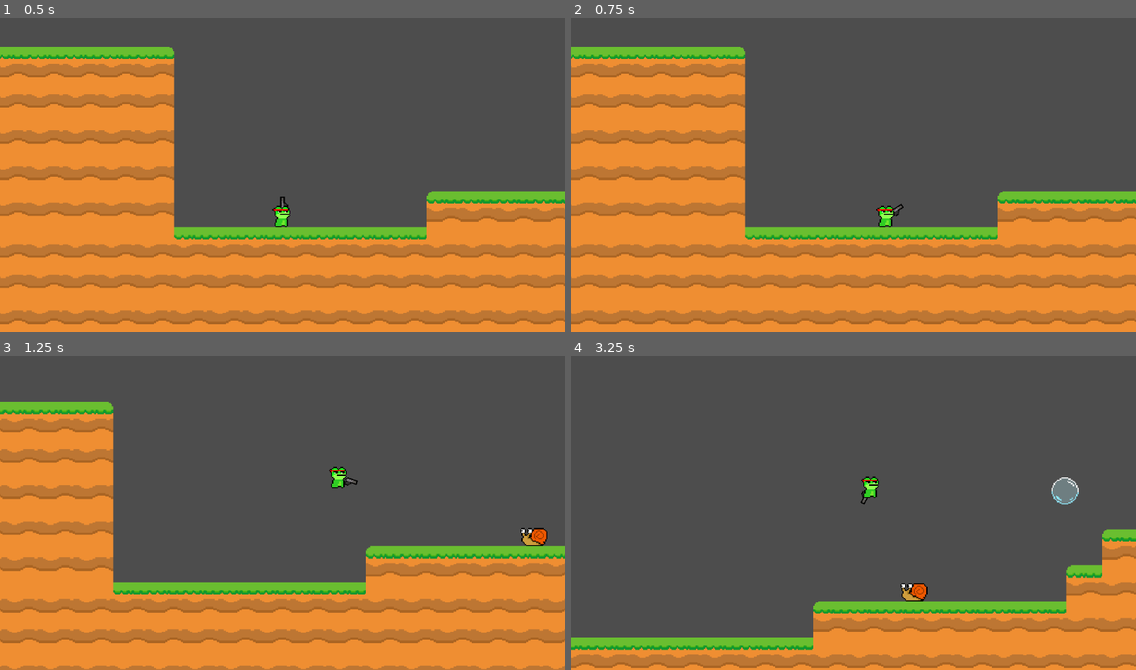
Above: before the commit, frames 1-4 (two rows, left to right).
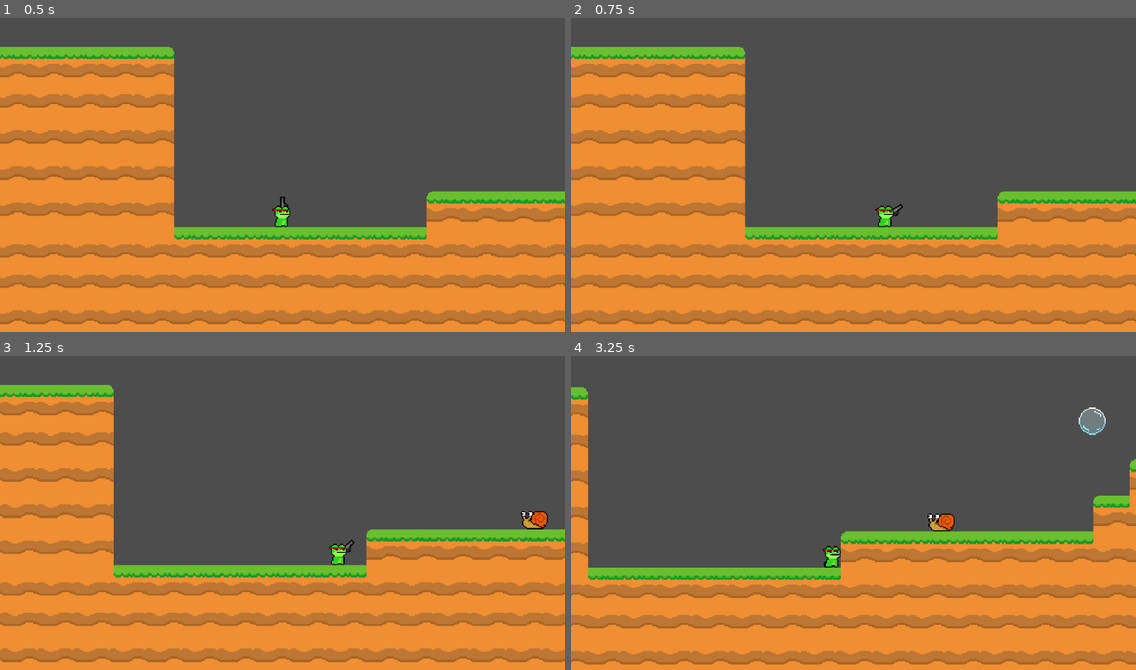
Above: after the commit, the same moments.

Repository: DylanMather2004/Gunphibian
Game: Godot game, scene res://Scenes/Levels/Level 1.tscn
Two runs of this game, one before a commit and one after it. Both use one fixed random seed, a clock stepped at 60 frames per second and the inputs below. The project has no main scene, so this scene is started directly.
Inputs (mouse positions are in pixels of both pictures, inside the frame that each line leads up to):
- Up to frame 1 (0.5 s): no input
- Up to frame 2 (0.75 s): tap Enter at 0.5 s; move the mouse to (977, 156) at 0.52 s; hold D (Right) from 0.53 s (still down); hold S (Charge-Jump) from 0.53 s (still down)
- Up to frame 3 (1.25 s): keep holding D (Right); keep holding S (Charge-Jump); tap Space (Jump) at 0.8 s
- Up to frame 4 (3.25 s): move the mouse to (740, 525) at 1.27 s; release S (Charge-Jump) at 1.28 s; tap Space (Jump) at 1.35, 2.3 s; tap S (Charge-Jump) at 1.52, 1.55, 1.82, 2.85, 3.02 s; move the mouse to (910, 440) at 2.02 s; release D (Right) at 2.03 s; press the mouse at (910, 440) at 2.03 s; hold A (Left) 2.03-2.78 s; move the mouse to (825, 575) at 2.77 s; release the mouse at (825, 575) at 2.78 s; hold D (Right) from 2.78 s (still down)

Frame 1 is identical in both runs. In frame 2, less than 0.1% of the frame differs, in the area x 53-59%, y 59-67%; in frame 3, 35%, in the area x 0-100%, y 9-100%; in frame 4, 31%.

Commit message:
Charge Jump Added
-----Changelog-----
- Player state machine created, used for checking whether the player is charging a jump, locks horizontal movement during this time
- Charge Jump state created, during this time, if the charge jump is held down, the jump will charge. after a second or two the jump will be charged and the player can launch upwards.

---IDEA---
The currently the jump locks you into vertical movement, however I would like to allow the dash to  allow you to break out of the charge jump early

---NEXT STEPS---
My next step is to implement the Slam attack to the charge jump. when the player presses the slam again, if they are charged they will perform a slam that can hurt enemies and break blocks

Diff:
--- a/Scenes/Levels/Level 1.tscn
+++ b/Scenes/Levels/Level 1.tscn
@@ -63,6 +63,7 @@
 position = Vector2(96, 120)
 move_speed = 150
 jump_height = 280
+charge_jump_height = 400
 fling_force = 400
 current_weapon = 1
 
--- a/Scripts/Character Scripts/Player.gd
+++ b/Scripts/Character Scripts/Player.gd
@@ -2,6 +2,7 @@
 
 @export var move_speed = 400
 @export var jump_height = 400
+@export var charge_jump_height = 600
 @export var gravity = 3000
 @export var fling_force = 500
 @export var max_health = 10
@@ -18,7 +19,9 @@
 @export_range(0.0,1.0)var grapple_friction=0.01
 var direction = 0
 
-
+var charge=0
+enum player_states{BASE,CHARGEJUMP}
+var state = player_states.BASE
 @export var weapons:Array[Node2D]
 
 signal player_dead
@@ -43,7 +46,17 @@
 			velocity.x=lerp(velocity.x,0.0,actual_friction)
 		if !is_on_floor():
 			velocity.y+=gravity*delta
-		_move_input()
+		match state:
+			player_states.BASE:
+				_move_input()
+			player_states.CHARGEJUMP:
+				if Input.is_action_pressed("Charge-Jump"):
+					charge+=delta
+				if Input.is_action_just_released("Charge-Jump"):
+					if charge>=2:
+						velocity.y=-charge_jump_height
+					charge=0
+					state=player_states.BASE
 		move_and_slide()
 		if jumpBuffer>0.0&&is_on_floor():
 			velocity.y=-jump_height
@@ -56,6 +69,8 @@
 		velocity.x=lerp(velocity.x,0.0,actual_friction)
 	if Input.is_action_just_pressed('Jump'):
 			jumpBuffer=0.2
+	if Input.is_action_pressed("Charge-Jump")&&is_on_floor():
+		state=player_states.CHARGEJUMP
 
 
 func change_health(change):
